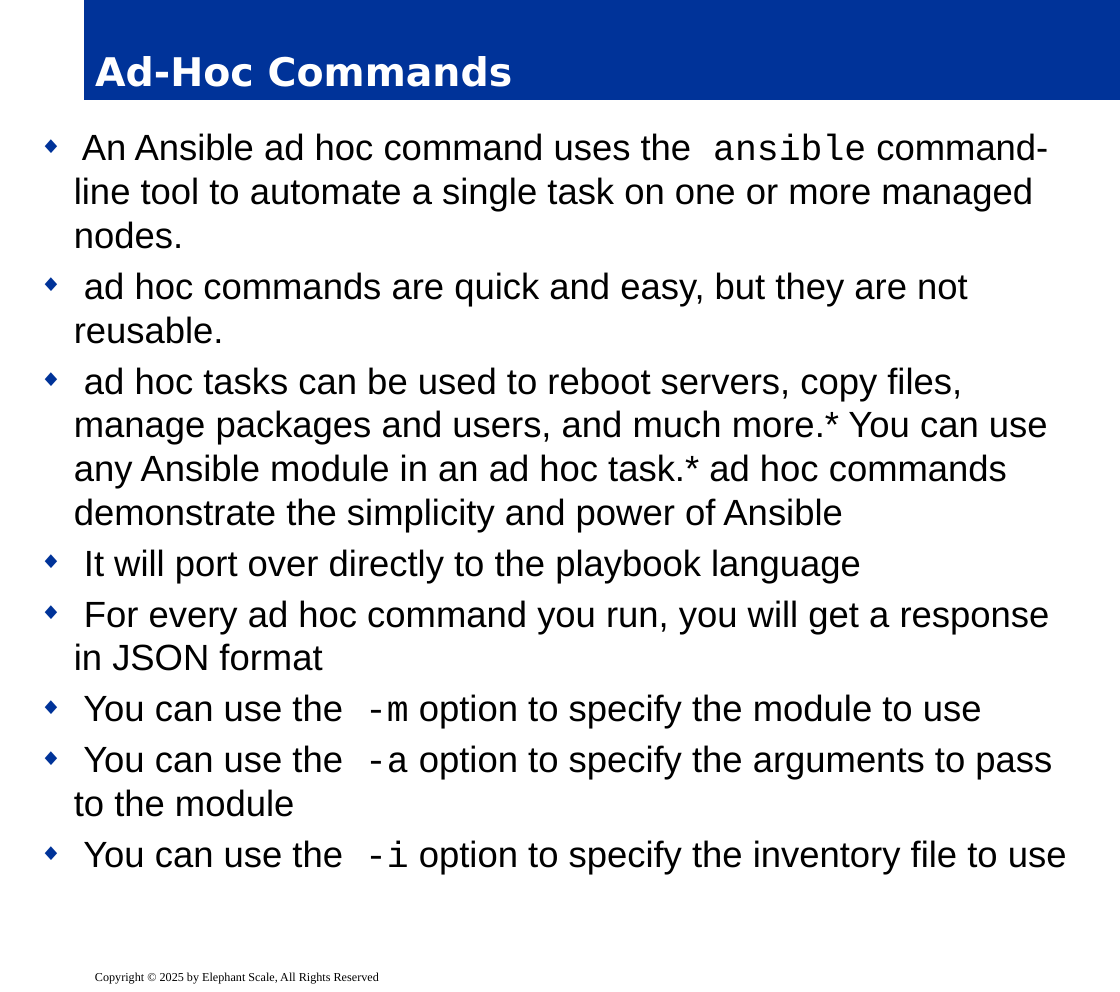
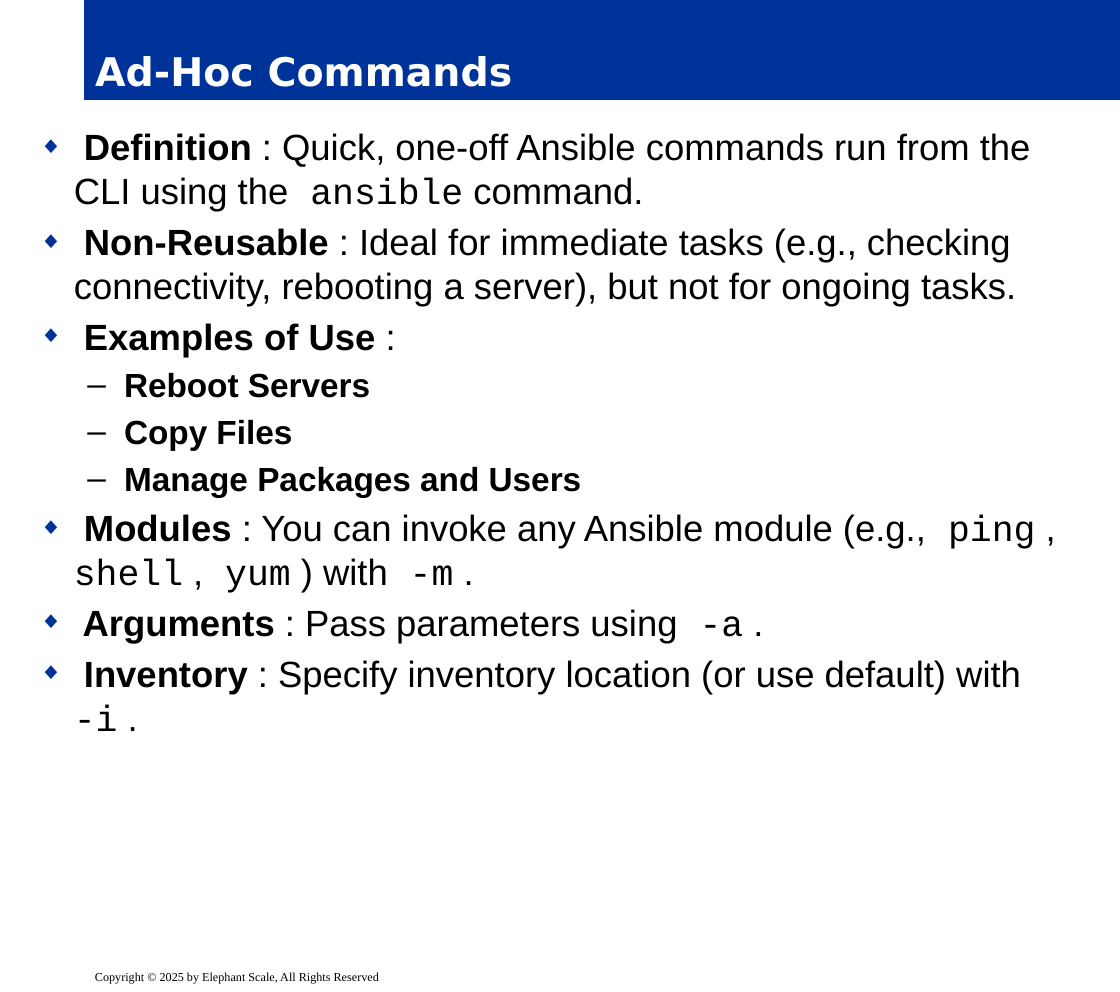
Before and after one commit to elephantscale/es-training-new, a slide deck: slide 26 of ansible/release/02__ansible-basic.pptx. Drawn at 1120x992 pixels with LibreOffice and Linux fonts; fonts in the diff are those of the drawing; background and template pictures are left out. Boxes give left, top, right and bottom in pixels: in the first picture for what was removed or moved away, otherwise in the second. Text is boxed around its words. In the diff, an @@ line names an element or a change of style, - is before the commit and + after.

```diff
--- a/ansible/release/02__ansible-basic.pptx
+++ b/ansible/release/02__ansible-basic.pptx
@@ text at bbox=[74, 133, 1035, 731]: text changed @@
-◆ An Ansible ad hoc command uses the ansible command-line tool to automate a single task on one or more managed nodes.
-◆ ad hoc commands are quick and easy, but they are not reusable.
-◆ ad hoc tasks can be used to reboot servers, copy files, manage packages and users, and much more.* You can use any Ansible module in an ad hoc task.* ad hoc commands demonstrate the simplicity and power of Ansible
-◆ It will port over directly to the playbook language
-◆ For every ad hoc command you run, you will get a response in JSON format
-◆ You can use the -m option to specify the module to use
-◆ You can use the -a option to specify the arguments to pass to the module
-◆ You can use the -i option to specify the inventory file to use
+◆ Definition : Quick, one-off Ansible commands run from the CLI using the ansible command.
+◆ Non-Reusable : Ideal for immediate tasks (e.g., checking connectivity, rebooting a server), but not for ongoing tasks.
+◆ Examples of Use :
+  – Reboot Servers
+  – Copy Files
+  – Manage Packages and Users
+◆ Modules : You can invoke any Ansible module (e.g., ping , shell , yum ) with -m .
+◆ Arguments : Pass parameters using -a .
+◆ Inventory : Specify inventory location (or use default) with -i .
```
Also in this commit, not shown: 26 other slides changed, 6 other files.
